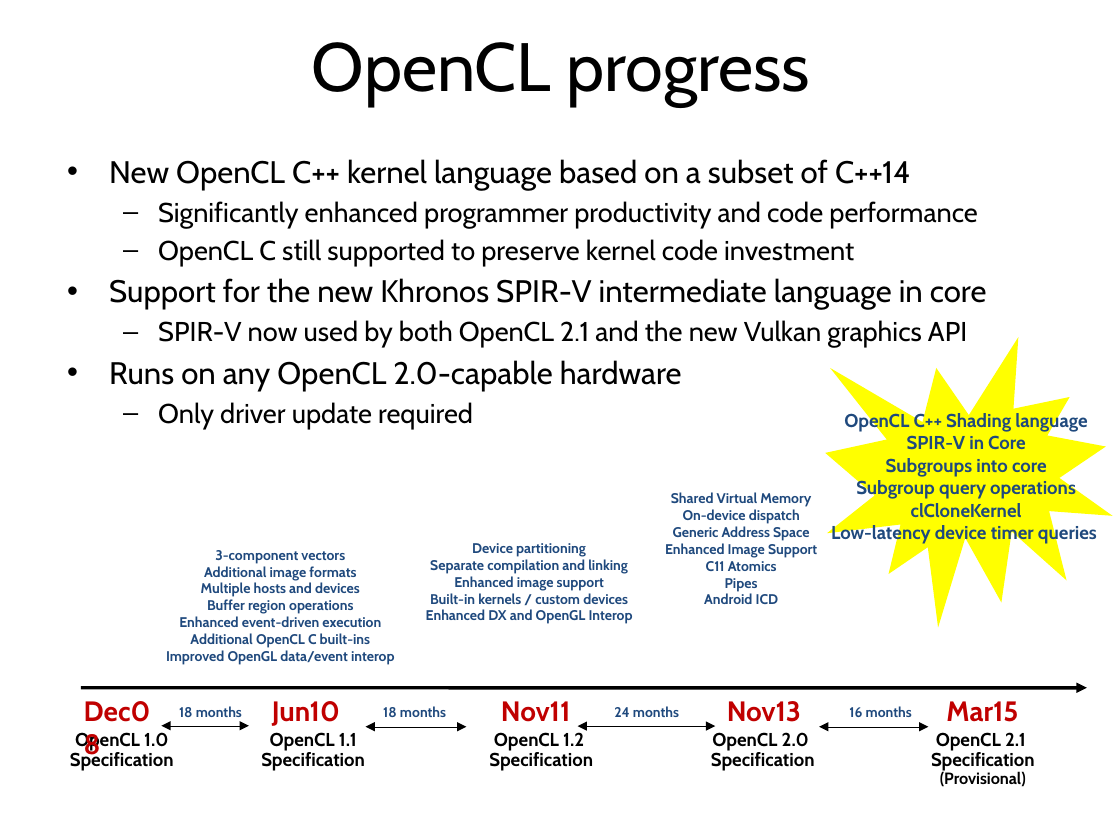
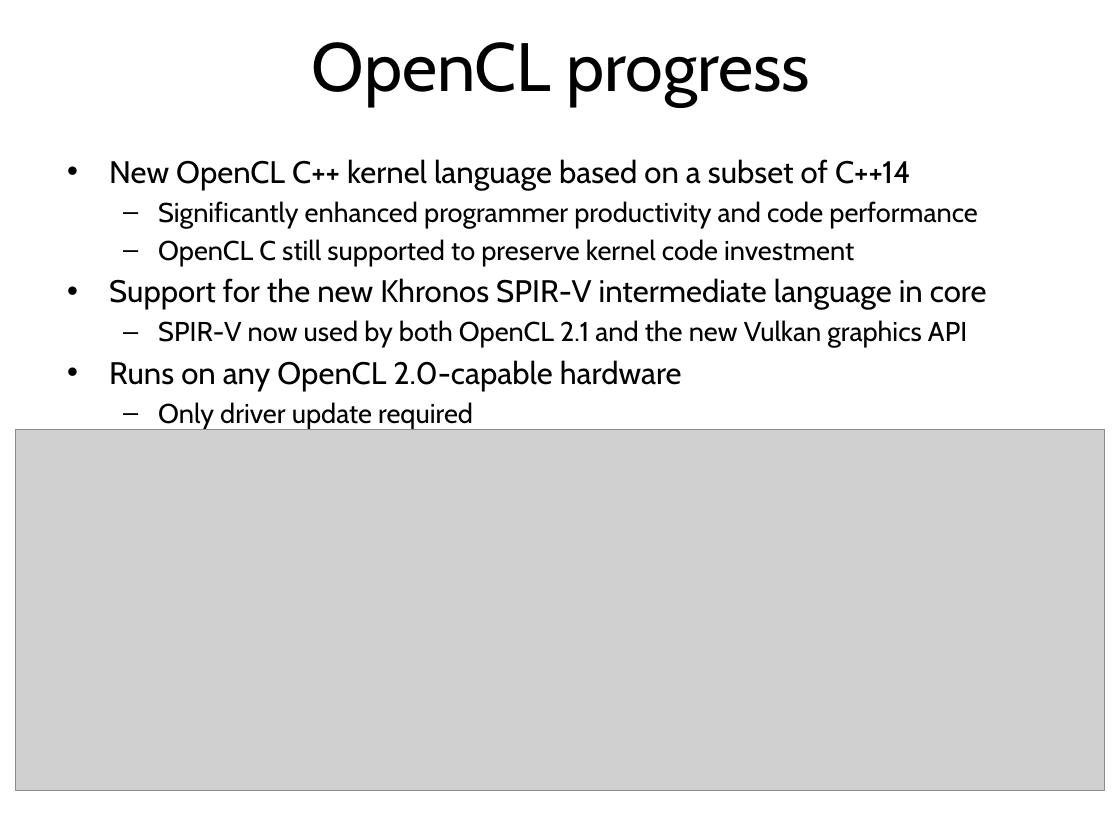
Before and after one commit to UoB-HPC/opencl-training-code, a slide deck: slide 13 of slides/advanced_intro.pptx. Drawn at 1120x840 pixels with LibreOffice and Linux fonts; fonts in the diff are those of the drawing; grey boxes stand for pictures. Boxes give left, top, right and bottom in pixels: in the first picture for what was removed or moved away, otherwise in the second. Text is boxed around its words. In the diff, an @@ line names an element or a change of style, - is before the commit and + after.

Commit message:
Updated OpenCL progress slide
Used latest version that goes up to v2.1

```diff
--- a/slides/advanced_intro.pptx
+++ b/slides/advanced_intro.pptx
@@ irregular seal removed at <box>825,337,1113,627</box> @@
@@ text removed at <box>831,411,1097,544</box> @@
-OpenCL C++ Shading language
-SPIR-V in Core
-Subgroups into core
-Subgroup query operations
-clCloneKernel
-Low-latency device timer queries
@@ picture added at <box>16,430,1104,791</box> @@
@@ text removed at <box>665,492,817,604</box> @@
-Shared Virtual Memory
-On-device dispatch
-Generic Address Space
-Enhanced Image Support
-C11 Atomics
-Pipes
-Android ICD
@@ text removed at <box>166,550,395,665</box> @@
-3-component vectors
-Additional image formats
-Multiple hosts and devices
-Buffer region operations
-Enhanced event-driven execution
-Additional OpenCL C built-ins
-Improved OpenGL data/event interop
@@ text removed at <box>426,543,633,624</box> @@
-Device partitioning
-Separate compilation and linking
-Enhanced image support
-Built-in kernels / custom devices
-Enhanced DX and OpenGL Interop
@@ text removed at <box>73,688,177,732</box> @@
-Dec08
@@ arrow removed from (81, 688) to (1086, 688) @@
@@ text removed at <box>179,706,242,717</box> @@
-18 months
@@ text removed at <box>272,701,340,726</box> @@
-Jun10
@@ text removed at <box>383,706,446,717</box> @@
-18 months
@@ text removed at <box>501,701,570,722</box> @@
-Nov11
@@ text removed at <box>614,706,679,717</box> @@
-24 months
@@ text removed at <box>727,701,801,722</box> @@
-Nov13
@@ text removed at <box>849,706,912,717</box> @@
-16 months
@@ text removed at <box>946,701,1018,722</box> @@
-Mar15
@@ text removed at <box>70,732,174,771</box> @@
-OpenCL 1.0
-Specification
@@ double arrow removed from (161, 726) to (249, 726) @@
@@ text removed at <box>261,732,365,771</box> @@
-OpenCL 1.1
-Specification
@@ double arrow removed from (365, 727) to (466, 727) @@
@@ text removed at <box>489,732,593,771</box> @@
-OpenCL 1.2
-Specification
@@ double arrow removed from (578, 726) to (716, 726) @@
@@ text removed at <box>711,732,815,771</box> @@
-OpenCL 2.0
-Specification
@@ double arrow removed from (819, 727) to (928, 727) @@
@@ text removed at <box>931,732,1035,787</box> @@
-OpenCL 2.1
-Specification
-(Provisional)
```
